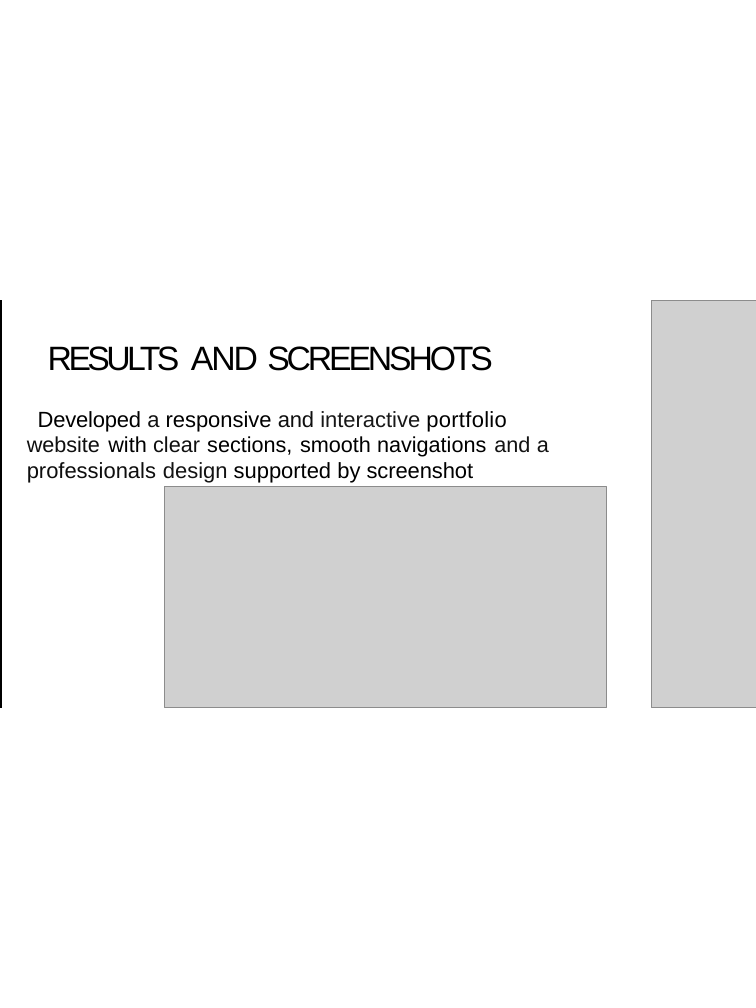
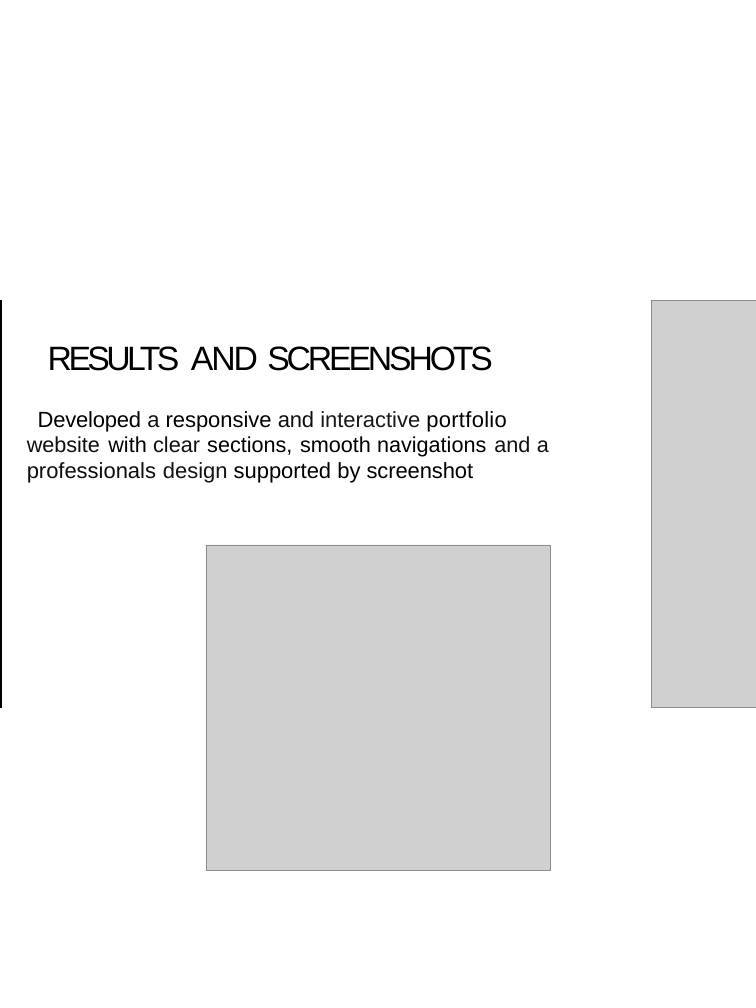
Before and after one commit to ksheyamala-a11y/Sheyamala-TNSDS-FWWD-DP, a slide deck: slide 10 of digital portfolio Sheyamala.pptx. Drawn at 756x1008 pixels with LibreOffice and Linux fonts; fonts in the diff are those of the drawing; grey boxes stand for pictures. Boxes give left, top, right and bottom in pixels: in the first picture for what was removed or moved away, otherwise in the second. Text is boxed around its words. In the diff, an @@ line names an element or a change of style, - is before the commit and + after.

```diff
--- a/digital portfolio Sheyamala.pptx
+++ b/digital portfolio Sheyamala.pptx
@@ text "Developed a responsive and interactive ..." at (27,411,549,483): line spacing 0.99 to 0.98 @@
@@ picture removed at (164,486,606,708) @@
@@ picture added at (206,545,550,870) @@
```
Also in this commit, not shown: 8 other slides changed.
